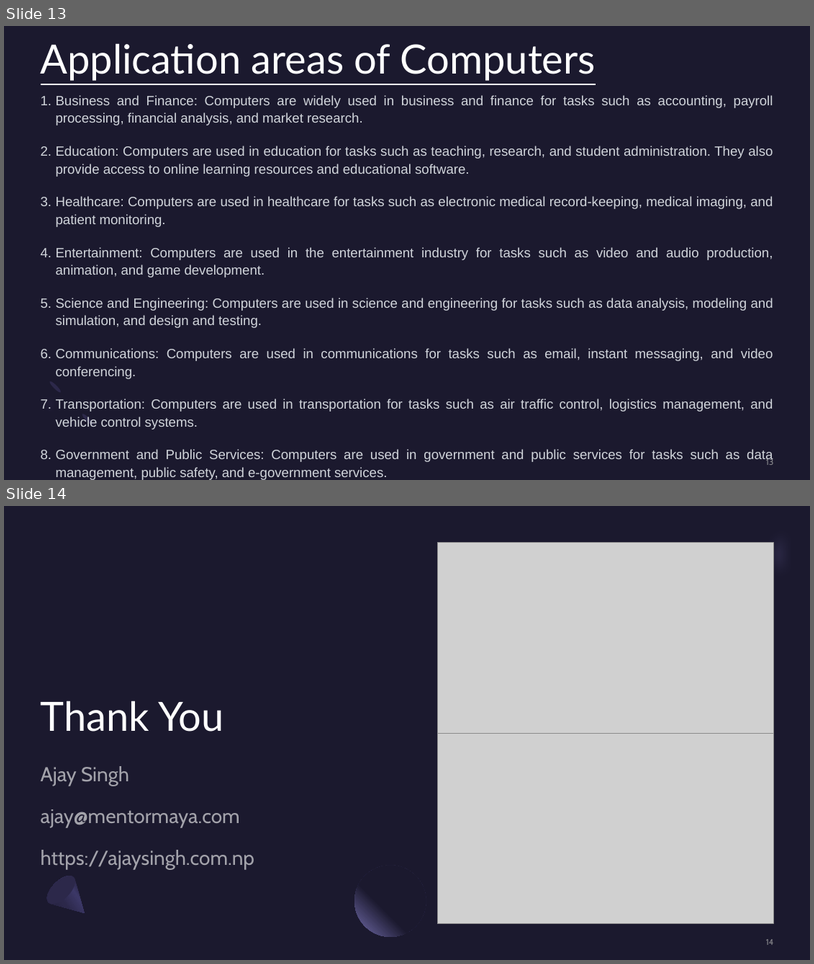
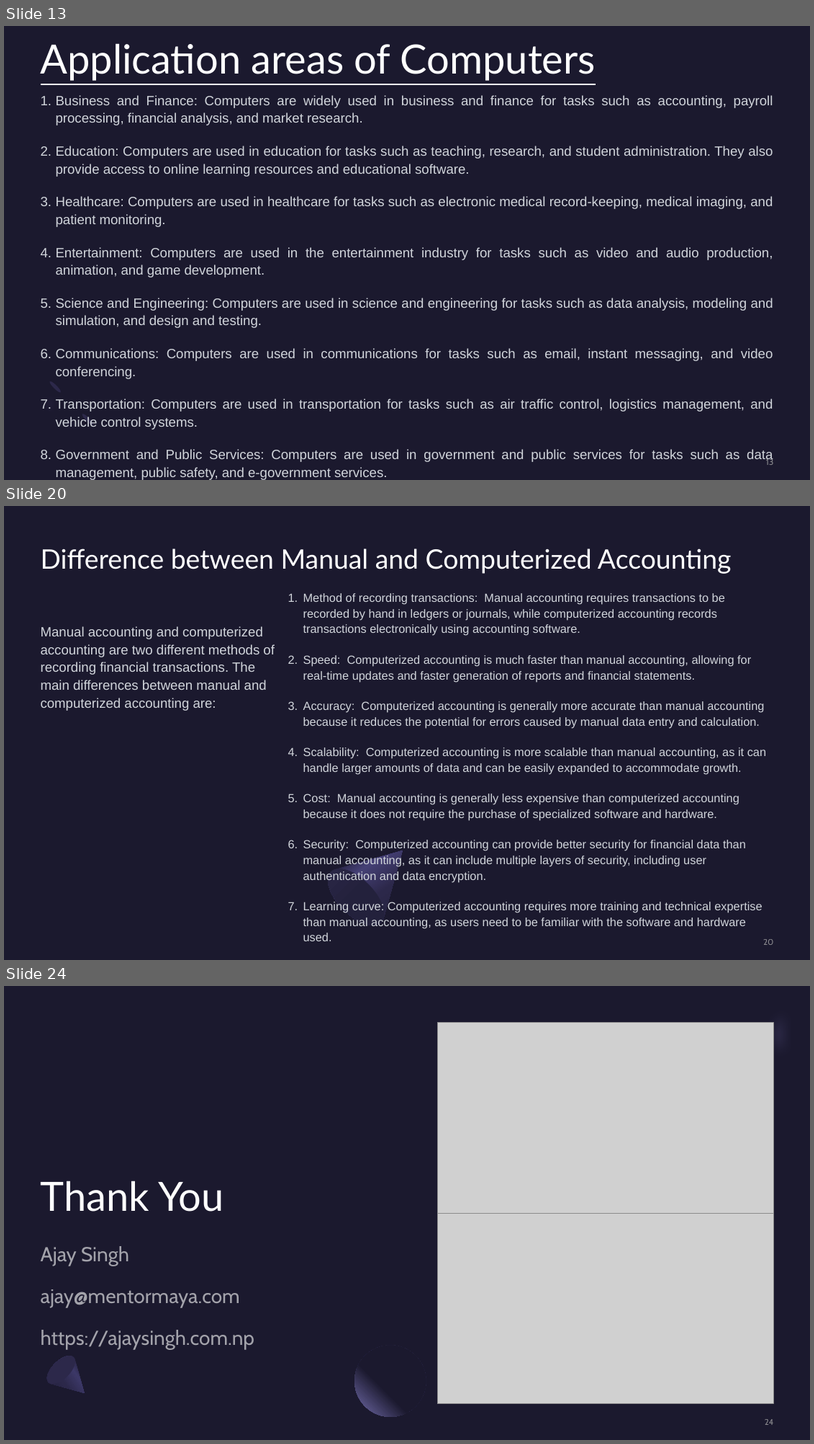
Before and after one commit to mentormaya/notes, a slide deck: assets/Computer System in Accounting.pptx. Shown one above the other, each under a label of ours: slides 13 and 14 before the commit, slides 13, 20 and 24 after it; the slides between them are not shown. The pictures are 814x964 and 814x1444 pixels, drawn with LibreOffice and Linux fonts; fonts in the diff are those of the drawing; grey boxes stand for pictures. Boxes give left, top, right and bottom in pixels: in the first picture for what was removed or moved away, otherwise in the second. Text is boxed around its words. In the diff, an @@ line names an element or a change of style, - is before the commit and + after.

```diff
--- a/assets/Computer System in Accounting.pptx
+++ b/assets/Computer System in Accounting.pptx
@@ slide 20 added at bbox=[4, 506, 810, 960], background #1B192E @@
@@ title added at bbox=[41, 548, 732, 574], 32 pt, text #FFFFFF @@
+Difference between Manual and Computerized Accounting
@@ text added at bbox=[304, 593, 766, 941], 14 pt, text #D1D5DB @@
+1. Method of recording transactions: Manual accounting requires transactions to be recorded by hand in ledgers or journals, while computerized accounting records transactions electronically using accounting software.
+2. Speed: Computerized accounting is much faster than manual accounting, allowing for real-time updates and faster generation of reports and financial statements.
+3. Accuracy: Computerized accounting is generally more accurate than manual accounting because it reduces the potential for errors caused by manual data entry and calculation.
+4. Scalability: Computerized accounting is more scalable than manual accounting, as it can handle larger amounts of data and can be easily expanded to accommodate growth.
+5. Cost: Manual accounting is generally less expensive than computerized accounting because it does not require the purchase of specialized software and hardware.
+6. Security: Computerized accounting can provide better security for financial data than manual accounting, as it can include multiple layers of security, including user authentication and data encryption.
+7. Learning curve: Computerized accounting requires more training and technical expertise than manual accounting, as users need to be familiar with the software and hardware used.
@@ text added at bbox=[41, 626, 275, 710], 16 pt, text #D1D5DB @@
+Manual accounting and computerized accounting are two different methods of recording financial transactions. The main differences between manual and computerized accounting are:
@@ freeform shape added at bbox=[318, 825, 428, 934], fill gradient #2C284A to #454075 to #1B192E @@
@@ ellipse added at bbox=[319, 859, 394, 934], fill gradient #23213C to #2C284A @@
@@ page number added at bbox=[764, 939, 774, 944], 10 pt, text #A6A6A6 at 80% opacity @@
+20
@@ what was slide 14 is now slide 24 @@
@@ page number at bbox=[765, 1419, 774, 1424]: text changed @@
-14
+24
```
Also in this commit, not shown: 9 other slides added, 1 other file.
